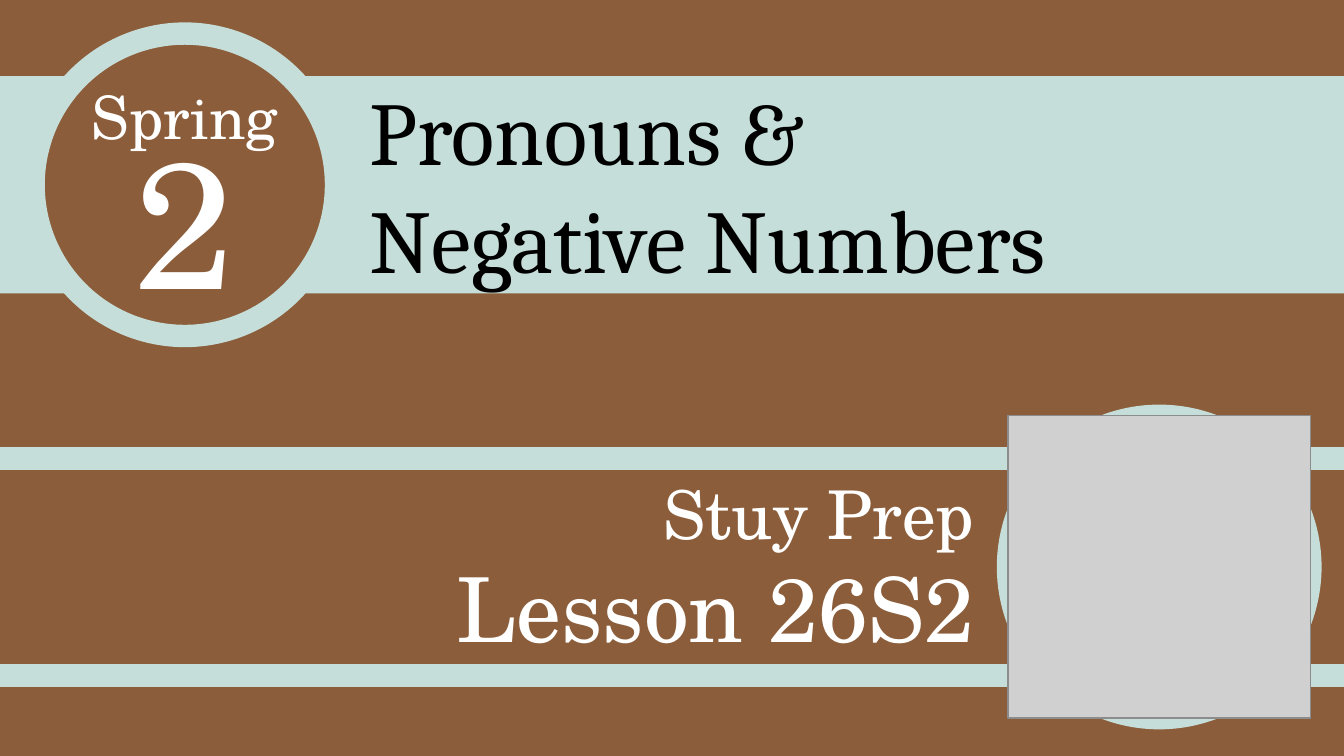
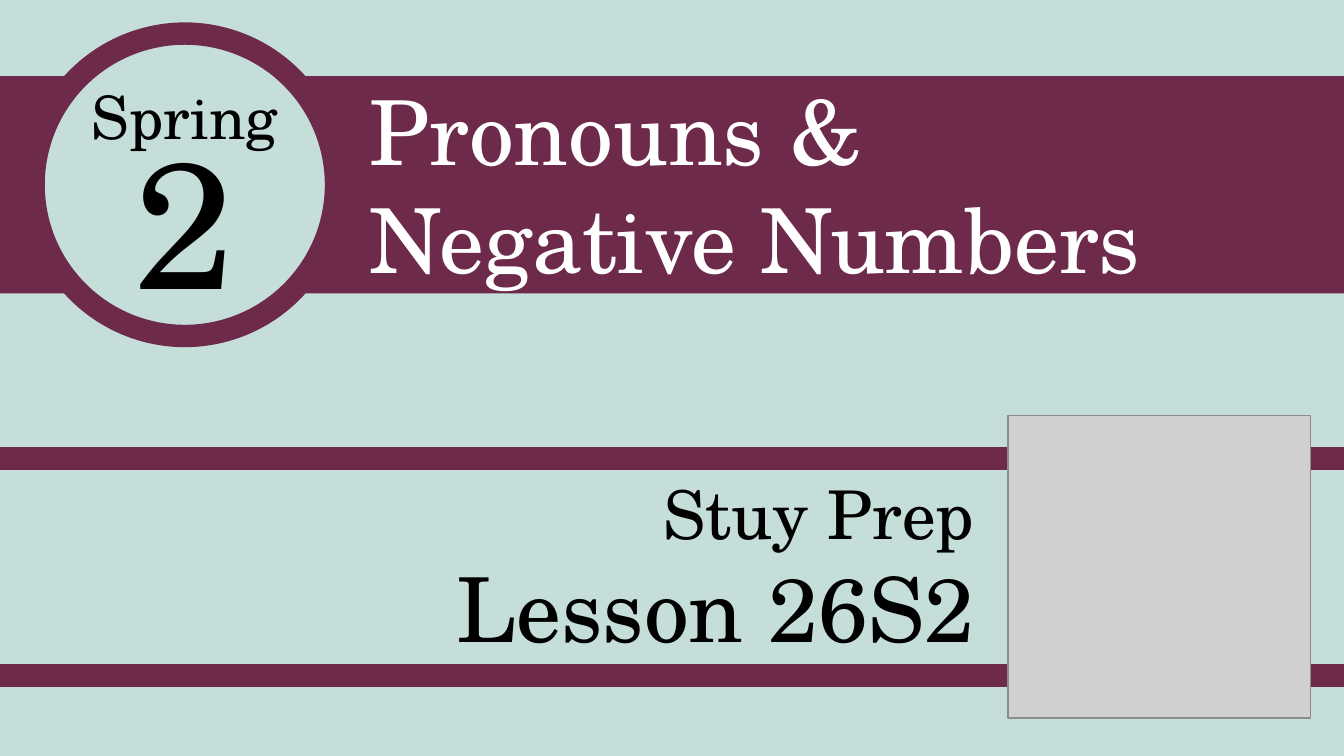
Before and after one commit to stuyprep/stuyprep.github.io, a slide deck: slide 1 of assets/26S2 Lesson_ Pronouns and Negative Numbers.pptx. Drawn at 1344x756 pixels with LibreOffice and Linux fonts; fonts in the diff are those of the drawing; grey boxes stand for pictures. Boxes give left, top, right and bottom in pixels: in the first picture for what was removed or moved away, otherwise in the second. Text is boxed around its words. In the diff, an @@ line names an element or a change of style, - is before the commit and + after.

```diff
--- a/assets/26S2 Lesson_ Pronouns and Negative Numbers.pptx
+++ b/assets/26S2 Lesson_ Pronouns and Negative Numbers.pptx
@@ background #8B5D3A to #C6DED9 @@
@@ ellipse "Spring" at box(34, 34, 336, 336): text colour #FFFFFF to #000000; fill #8B5D3A to #C6DED9; outline #C6DED9 12 pt to #6D2A4B 12 pt @@
@@ rectangle at box(0, 77, 1344, 294): fill #C6DED9 to #6D2A4B @@
@@ text "Pronouns &" at box(370, 100, 1141, 299): font Cambria to TeX Gyre Schola, text colour #000000 to #FFFFFF @@
@@ rectangle at box(0, 458, 1344, 676): outline #C6DED9 12 pt to #6D2A4B 12 pt @@
@@ text "Stuy Prep" at box(457, 489, 974, 667): text colour #FFFFFF to #000000 @@
```
Also in this commit, not shown: 46 other slides changed, 1 slide removed, 5 other files.
